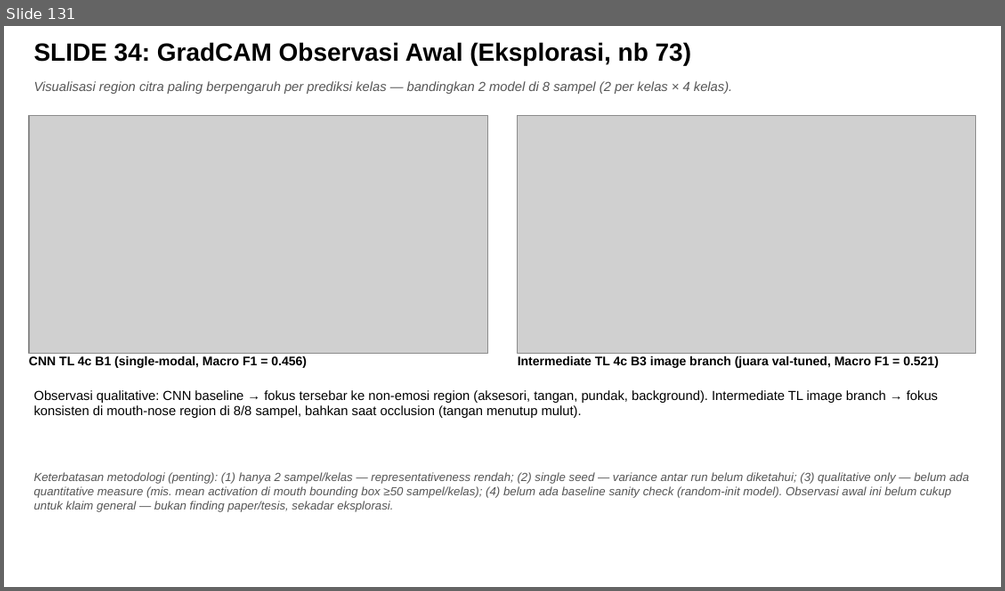
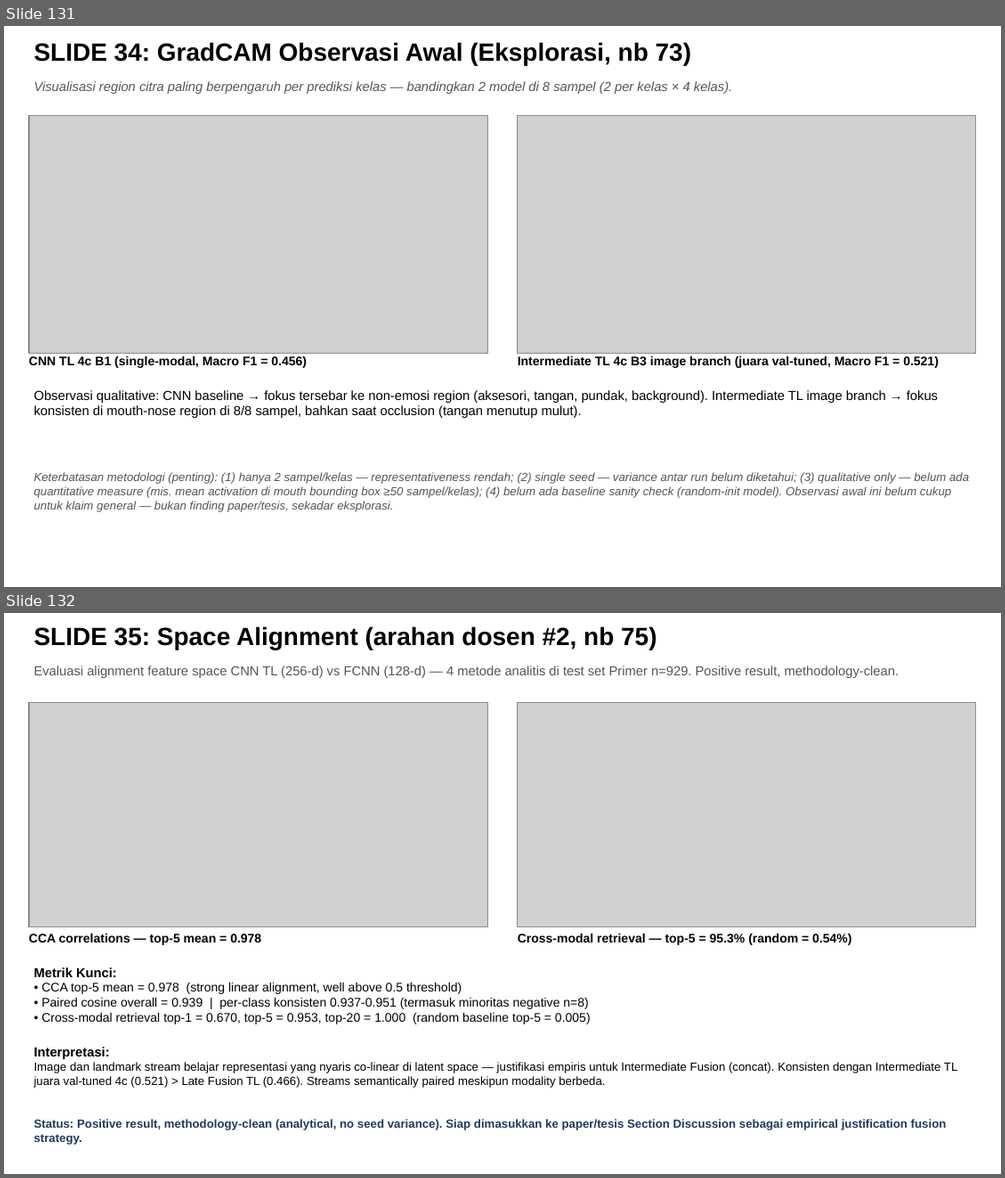
Before and after one commit to taufikhdyt01/MultimodalEmoLearn-CNN-LSTM, a slide deck: docs/PPT Bimbingan.pptx. Shown one above the other, each under a label of ours: slide 131 before the commit, slides 131 and 132 after it. The pictures are 1005x591 and 1005x1178 pixels, drawn with LibreOffice and Linux fonts; fonts in the diff are those of the drawing; grey boxes stand for pictures. Boxes give left, top, right and bottom in pixels: in the first picture for what was removed or moved away, otherwise in the second. Text is boxed around its words. In the diff, an @@ line names an element or a change of style, - is before the commit and + after.

```diff
--- a/docs/PPT Bimbingan.pptx
+++ b/docs/PPT Bimbingan.pptx
@@ slide 132 added at bbox=[4, 613, 1001, 1174], background #FFFFFF @@
@@ text added at bbox=[34, 626, 656, 650], 18 pt, text #000000, bold @@
+SLIDE 35: Space Alignment (arahan dosen #2, nb 75)
@@ text added at bbox=[34, 666, 899, 678], 9.5 pt, text #555555 @@
+Evaluasi alignment feature space CNN TL (256-d) vs FCNN (128-d) — 4 metode analitis di test set Primer n=929. Positive result, methodology-clean.
@@ picture added at bbox=[29, 703, 487, 927] @@
@@ picture added at bbox=[518, 703, 976, 927] @@
@@ text added at bbox=[29, 933, 261, 945], 9 pt, text #000000, bold @@
+CCA correlations — top-5 mean = 0.978
@@ text added at bbox=[518, 933, 851, 945], 9 pt, text #000000, bold @@
+Cross-modal retrieval — top-5 = 95.3% (random = 0.54%)
@@ text added at bbox=[34, 967, 591, 1024], 9 pt, text #000000 @@
+Metrik Kunci:
+• CCA top-5 mean = 0.978 (strong linear alignment, well above 0.5 threshold)
+• Paired cosine overall = 0.939 | per-class konsisten 0.937-0.951 (termasuk minoritas negative n=8)
+• Cross-modal retrieval top-1 = 0.670, top-5 = 0.953, top-20 = 1.000 (random baseline top-5 = 0.005)
@@ text added at bbox=[34, 1046, 957, 1087], 8.5 pt, text #000000 @@
+Interpretasi:
+Image dan landmark stream belajar representasi yang nyaris co-linear di latent space — justifikasi empiris untuk Intermediate Fusion (concat). Konsisten dengan Intermediate TL juara val-tuned 4c (0.521) > Late Fusion TL (0.466). Streams semantically paired meskipun modality berbeda.
@@ text added at bbox=[34, 1119, 947, 1144], 8.5 pt, text #1F3A5F, bold @@
+Status: Positive result, methodology-clean (analytical, no seed variance). Siap dimasukkan ke paper/tesis Section Discussion sebagai empirical justification fusion strategy.
```
Also in this commit, not shown: 2 other files.
